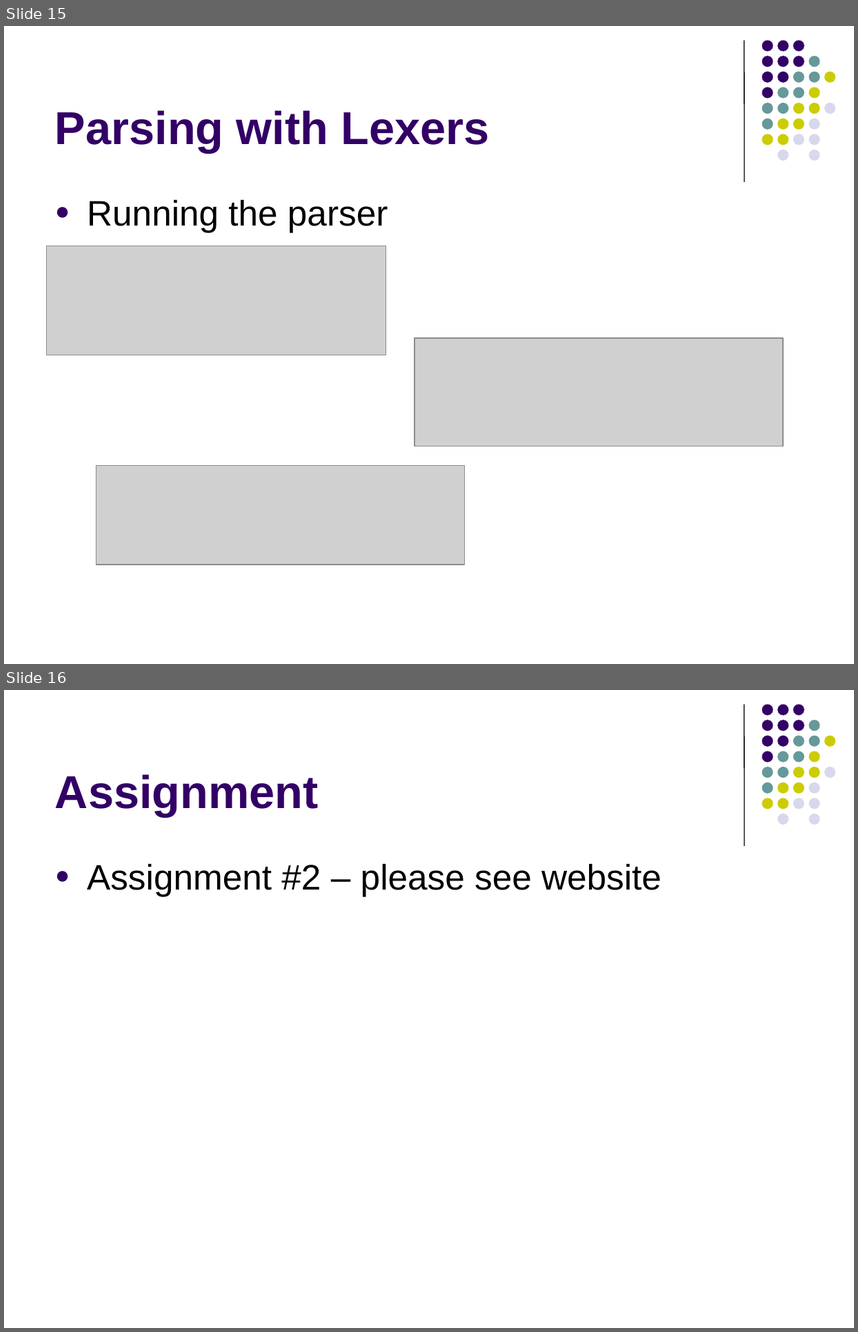
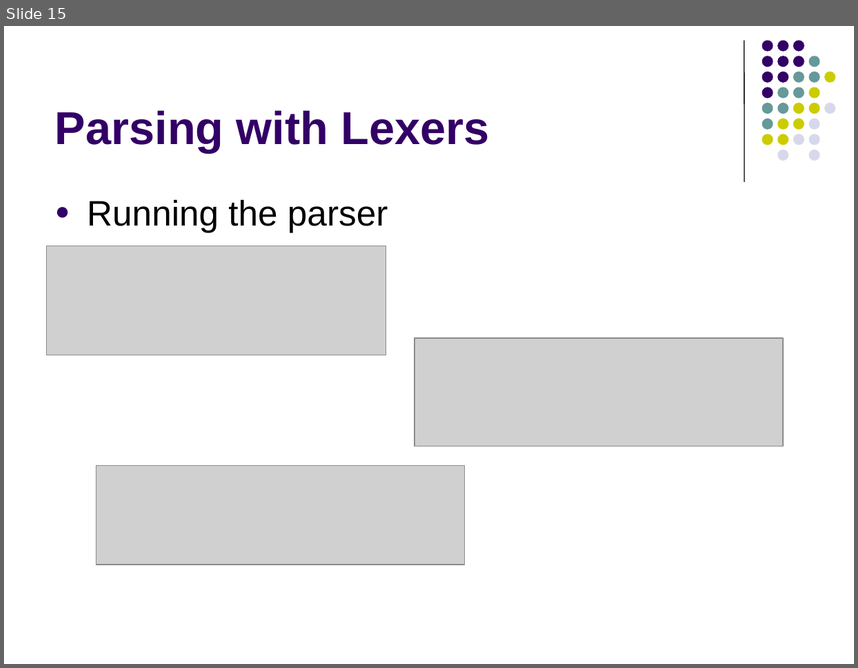
Before and after one commit to lutzhamel/CSC402, a slide deck: notes/csc402-ln004.pptx. Shown one above the other, each under a label of ours: slides 15 and 16 before the commit, slide 15 after it. The pictures are 858x1332 and 858x668 pixels, drawn with LibreOffice and Linux fonts; fonts in the diff are those of the drawing; grey boxes stand for pictures. Boxes give left, top, right and bottom in pixels: in the first picture for what was removed or moved away, otherwise in the second. Text is boxed around its words. In the diff, an @@ line names an element or a change of style, - is before the commit and + after.

```diff
--- a/notes/csc402-ln004.pptx
+++ b/notes/csc402-ln004.pptx
@@ slide 16 removed at box(4, 690, 854, 1328), background #FFFFFF; not listed: 32 template elements that a slide beside it also shows @@
@@ title removed at box(55, 774, 319, 816) @@
-Assignment
@@ text removed at box(87, 863, 662, 896) @@
-● Assignment #2 – please see website
```
Also in this commit, not shown: 4 other files.
